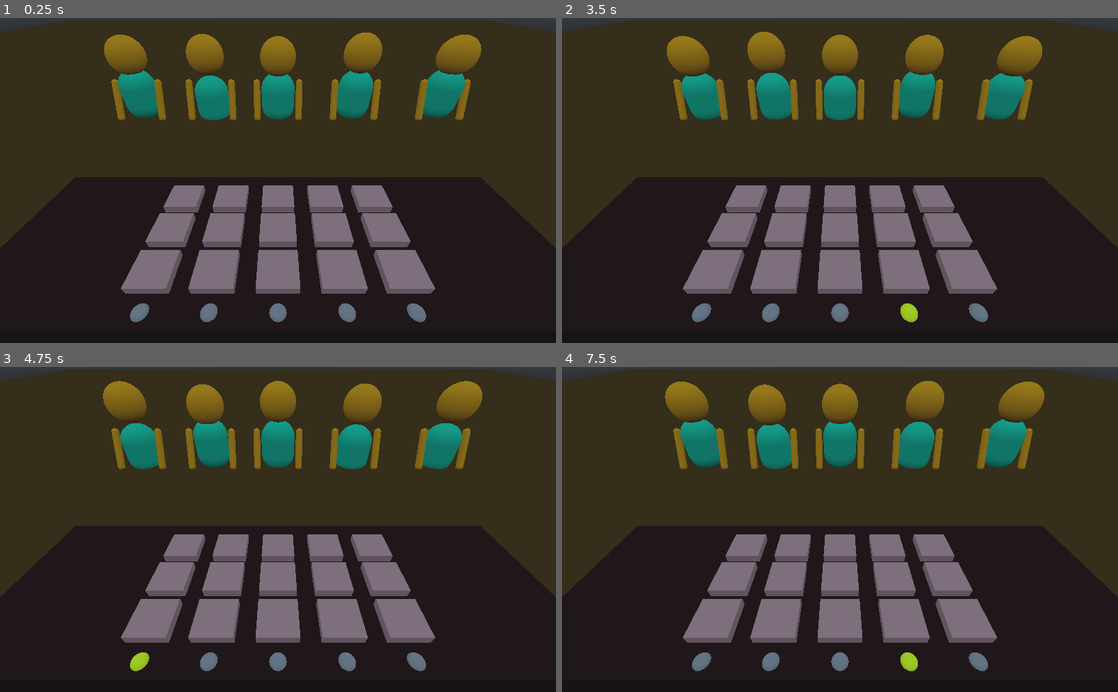
Above: before the commit, frames 1-4 (two rows, left to right).
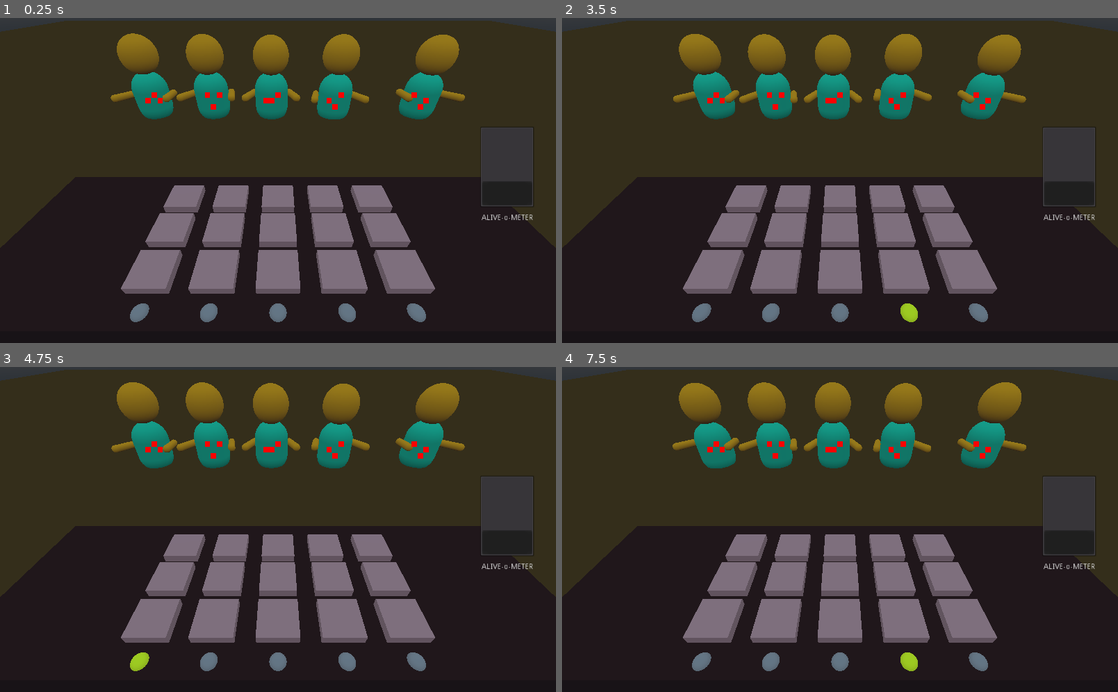
Above: after the commit, the same moments.

Repository: BinRoot/ludum-dare-46
Game: Godot game, scene res://Scenes/Root.tscn
Same seed, same stepped clock (60 frames per second), same inputs: the game is played once before the commit and once after it.
Inputs (mouse positions are in pixels of both pictures, inside the frame that each line leads up to):
- Up to frame 1 (0.25 s): no input
- Up to frame 2 (3.5 s): move the mouse to (962, 164) at 0.52 s; click (962, 164) at 0.67 s; move the mouse to (728, 196) at 1.27 s; click (728, 196) at 1.42 s; move the mouse to (895, 109) at 2.02 s; click (895, 109) at 2.17 s; move the mouse to (812, 245) at 2.77 s; click (812, 245) at 2.92 s
- Up to frame 3 (4.75 s): move the mouse to (444, 578) at 3.52 s; click (444, 578) at 3.67 s; move the mouse to (111, 480) at 4.27 s; click (111, 480) at 4.42 s
- Up to frame 4 (7.5 s): move the mouse to (867, 529) at 5.02 s; click (867, 529) at 5.17 s; move the mouse to (756, 448) at 5.77 s; click (756, 448) at 5.92 s; move the mouse to (962, 513) at 6.52 s; click (962, 513) at 6.67 s; move the mouse to (728, 545) at 7.27 s; click (728, 545) at 7.42 s

The runs differ from the first frame. In frame 1, 8.5% of the frame differs, in the area x 18-96%, y 4-63%; in frame 2, 8.4%; in frame 3, 8.5%; in frame 4, 8.6%.

Commit message:
added score meter

Diff:
--- a/Scenes/Board.gd
+++ b/Scenes/Board.gd
@@ -3,6 +3,10 @@
 onready var timer = $Timer
 onready var column_timer = $ColumnTimer
 var current_column = 0
+
+signal pattern_emitted
+
+var pattern_raw = []
 
 var light_on_material = preload("res://Materials/LightOn.tres")
 var light_material = preload("res://Materials/Light.tres")
@@ -24,6 +28,28 @@
 func _on_Timer_timeout():
 	column_timer.start()
 
+func fix_pattern(pattern_raw):
+	var pattern_fixed = []
+	for p in pattern_raw:
+		if p == null:
+			pattern_fixed.append(null)
+		else:
+			pattern_fixed.append(p - 1)
+	return pattern_fixed
+
+# TODO: deprecated
+func compute_deltas(pattern_raw):
+	var pattern_deltas = []
+	var prev_pattern = null
+	for p in pattern_raw:
+		if p == null:
+			pattern_deltas.append(null)
+		elif prev_pattern == null:
+			pattern_deltas.append(0)
+		else:
+			pattern_deltas.append(p - prev_pattern)
+		prev_pattern = p
+	return pattern_deltas
 
 func _on_ColumnTimer_timeout():
 	current_column += 1
@@ -33,6 +59,7 @@
 		light.set_surface_material(0, light_material)
 		column_timer.stop()
 		current_column = 0
+		pattern_raw = []
 		timer.start()
 	else:
 		for column_idx in range(5):
@@ -41,9 +68,17 @@
 				light.set_surface_material(0, light_on_material)
 			else:
 				light.set_surface_material(0, light_material)
-			for row_idx in range(3):
-				var button = get_node("Flat/Button_r{0}_c{1}".format([row_idx + 1, current_column]))
-				if button.is_on:
-					for child in button.get_children():
-						if child is AudioStreamPlayer:
-							child.play()
+		var prev_pattern = 0
+		var pattern_len = len(pattern_raw)
+		for row_idx in range(3):
+			var button = get_node("Flat/Button_r{0}_c{1}".format([row_idx + 1, current_column]))
+			if button.is_on:
+				pattern_raw.append(row_idx)
+				for child in button.get_children():
+					if child is AudioStreamPlayer:
+						child.play()
+				break
+		if len(pattern_raw) <= pattern_len:
+			pattern_raw.append(null)
+		var pattern_deltas = fix_pattern(pattern_raw)
+		emit_signal("pattern_emitted", pattern_deltas)
--- a/Scenes/Person.gd
+++ b/Scenes/Person.gd
@@ -1,27 +1,33 @@
 extends Spatial
 
-onready var body = $Body
-onready var right_arm = $RightArm
-onready var left_arm = $LeftArm
-onready var head = $Head
+onready var body : MeshInstance = $Body
+onready var right_arm : MeshInstance = $RightArm
+onready var left_arm : MeshInstance = $LeftArm
+onready var head : MeshInstance = $Head
+
+var PATTERN_SIZE = 10
 
 var VIBE_IDLE = 1
 var VIBE_LOW = 2
 var VIBE_HIGH = 3
 
-
-var vibe = VIBE_HIGH
+var vibe = VIBE_IDLE
 
 var _total_time = randi() % 10
 
 var _original_body_translation : Vector3
 var _original_head_translation : Vector3
+var _original_left_arm_translation : Vector3
+var _original_right_arm_translation : Vector3
 
 var _favorite_pattern = []
+var _pattern_rects = []
 
 func _ready():
 	_original_body_translation = body.translation
 	_original_head_translation = head.translation
+	_original_left_arm_translation = left_arm.translation
+	_original_right_arm_translation = right_arm.translation
 	for column_idx in range(3):
 		var sum = 0
 		for n in _favorite_pattern:
@@ -46,6 +52,41 @@
 			else:
 				_favorite_pattern.append(r - 1)
 	print(_favorite_pattern)
+	for pattern in _favorite_pattern:
+		var cr = ColorRect.new()
+		cr.rect_min_size = Vector2(PATTERN_SIZE, PATTERN_SIZE)
+		add_child(cr)
+		_pattern_rects.append(cr)
+
+func handle_pattern(pattern):
+	if len(_favorite_pattern) > len(pattern):
+		return
+	var start = len(pattern) - len(_favorite_pattern)
+	var snip = []
+	for idx in range(start, start + len(_favorite_pattern)):
+		snip.append(pattern[idx])
+	if snip == _favorite_pattern:
+		if vibe == VIBE_IDLE:
+			vibe = VIBE_LOW
+		elif vibe == VIBE_LOW:
+			vibe = VIBE_HIGH
+
+func draw_pattern():
+	var vec2d : Vector2 = get_viewport().get_camera().unproject_position(global_transform.origin)
+	vec2d.x -= (PATTERN_SIZE * len(_favorite_pattern)) / 2
+	for i in range(len(_favorite_pattern)):
+		var pattern = _favorite_pattern[i]
+		var cr : ColorRect = _pattern_rects[i]
+		cr.rect_position = vec2d
+		cr.rect_position.x += i * (cr.rect_min_size.x + 1)
+		if pattern == null:
+			cr.color = Color.gray
+		else:
+			cr.color = Color.red
+		if pattern == 1:
+			cr.rect_position.y += cr.rect_min_size.y + 1
+		elif pattern == -1:
+			cr.rect_position.y -= cr.rect_min_size.y + 1
 
 
 func _process(delta):
@@ -54,3 +95,10 @@
 	body.translation.y += sin(_total_time * vibe*4) / (16 / vibe)
 	head.translation = _original_head_translation
 	head.translation.y += cos(_total_time * vibe*4) / (32 / vibe)
+	left_arm.translation = _original_left_arm_translation
+	left_arm.rotation_degrees = Vector3(-vibe*10, vibe*10, 0)
+	left_arm.translation.y += vibe * 0.3 + sin(_total_time * vibe) / 16
+	right_arm.translation = _original_right_arm_translation
+	right_arm.rotation_degrees = Vector3(-vibe*10, -vibe*10, 0)
+	right_arm.translation.y += vibe * 0.3 + sin(_total_time * vibe) / 16
+	draw_pattern()
--- a/Scenes/Person.tscn
+++ b/Scenes/Person.tscn
@@ -16,7 +16,9 @@
 
 [sub_resource type="SphereMesh" id=4]
 
-[node name="Person" type="Spatial"]
+[node name="Person" type="Spatial" groups=[
+"person",
+]]
 script = ExtResource( 1 )
 
 [node name="Body" type="MeshInstance" parent="."]
--- a/Scenes/Venue.gd
+++ b/Scenes/Venue.gd
@@ -1,7 +1,20 @@
 extends Spatial
+
+onready var alive_meter : ProgressBar = $Control/AliveMeter
 
 func _ready():
 	pass
 
 func _process(delta):
-	pass
+	var people = get_tree().get_nodes_in_group("person")
+	if len(people) > 0:
+		var avg_vibe = 0.0
+		for person in people:
+			avg_vibe += person.vibe
+		avg_vibe /= len(people)
+		print(avg_vibe)
+		alive_meter.value = (avg_vibe / 3.0) * 100
+
+
+func _on_Board_pattern_emitted(pattern):
+	get_tree().call_group("person", "handle_pattern", pattern)
--- a/Scenes/Venue.tscn
+++ b/Scenes/Venue.tscn
@@ -23,22 +23,64 @@
 transform = Transform( 1, 0, 0, 0, 1, 0, 0, 0, 1, 0, 0, 6.62711 )
 
 [node name="Person" parent="Crowd" instance=ExtResource( 2 )]
-transform = Transform( 1, 0, 0, 0, 1, 0, 0, 0, 1, 0, 1.06829, -4.95892 )
+transform = Transform( 1, 0, 0, 0, 1, 0, 0, 0, 1, -7.71292, 1.06829, -4.95892 )
 
 [node name="Person2" parent="Crowd" instance=ExtResource( 2 )]
 transform = Transform( 1, 0, 0, 0, 1, 0, 0, 0, 1, -4.03552, 1.06829, -4.95892 )
 
 [node name="Person3" parent="Crowd" instance=ExtResource( 2 )]
-transform = Transform( 1, 0, 0, 0, 1, 0, 0, 0, 1, -8.41372, 1.06829, -4.95892 )
+transform = Transform( 1, 0, 0, 0, 1, 0, 0, 0, 1, -0.393651, 1.06829, -4.95892 )
 
 [node name="Person4" parent="Crowd" instance=ExtResource( 2 )]
-transform = Transform( 1, 0, 0, 0, 1, 0, 0, 0, 1, 4.6631, 1.06829, -4.95892 )
+transform = Transform( 1, 0, 0, 0, 1, 0, 0, 0, 1, 3.49767, 1.06829, -4.95892 )
 
 [node name="Person5" parent="Crowd" instance=ExtResource( 2 )]
-transform = Transform( 1, 0, 0, 0, 1, 0, 0, 0, 1, 9.96048, 1.06829, -4.95892 )
+transform = Transform( 1, 0, 0, 0, 1, 0, 0, 0, 1, 8.78804, 1.06829, -4.95892 )
 
 [node name="Stage" parent="." instance=ExtResource( 1 )]
 transform = Transform( 1, 0, 0, 0, 1, 0, 0, 0, 1, 0, 0, 13.133 )
 
 [node name="Board" parent="Stage" instance=ExtResource( 3 )]
 transform = Transform( 3, 0, 0, 0, 3, 0, 0, 0, 3, 0, 2.858, 0.374 )
+
+[node name="Control" type="Control" parent="."]
+anchor_right = 1.0
+anchor_bottom = 1.0
+mouse_filter = 2
+__meta__ = {
+"_edit_use_anchors_": false
+}
+
+[node name="AliveMeter" type="ProgressBar" parent="Control"]
+anchor_left = 1.0
+anchor_top = 0.458
+anchor_right = 1.0
+anchor_bottom = 0.458
+margin_left = -139.809
+margin_top = 75.6593
+margin_right = 10.191
+margin_bottom = 175.659
+grow_horizontal = 2
+grow_vertical = 2
+rect_rotation = -90.0
+value = 25.0
+rounded = true
+percent_visible = false
+__meta__ = {
+"_edit_use_anchors_": false
+}
+
+[node name="Label" type="Label" parent="Control"]
+anchor_left = 1.0
+anchor_top = 0.5
+anchor_right = 1.0
+anchor_bottom = 0.5
+margin_left = -137.465
+margin_top = 61.7598
+margin_right = -42.465
+margin_bottom = 77.7598
+text = "ALIVE-o-METER"
+__meta__ = {
+"_edit_use_anchors_": false
+}
+[connection signal="pattern_emitted" from="Stage/Board" to="." method="_on_Board_pattern_emitted"]
